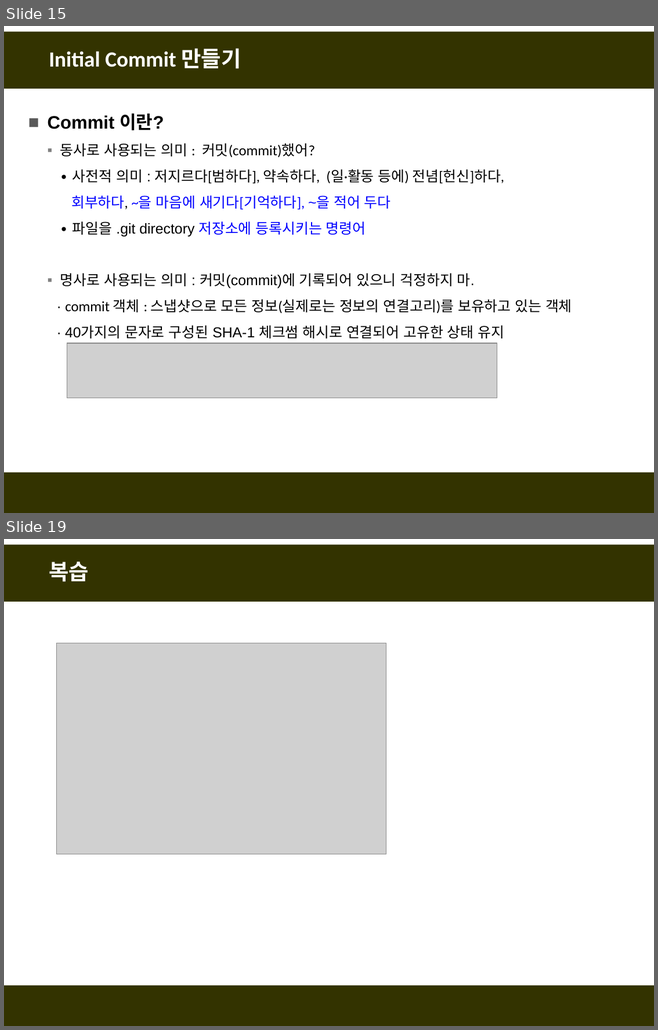
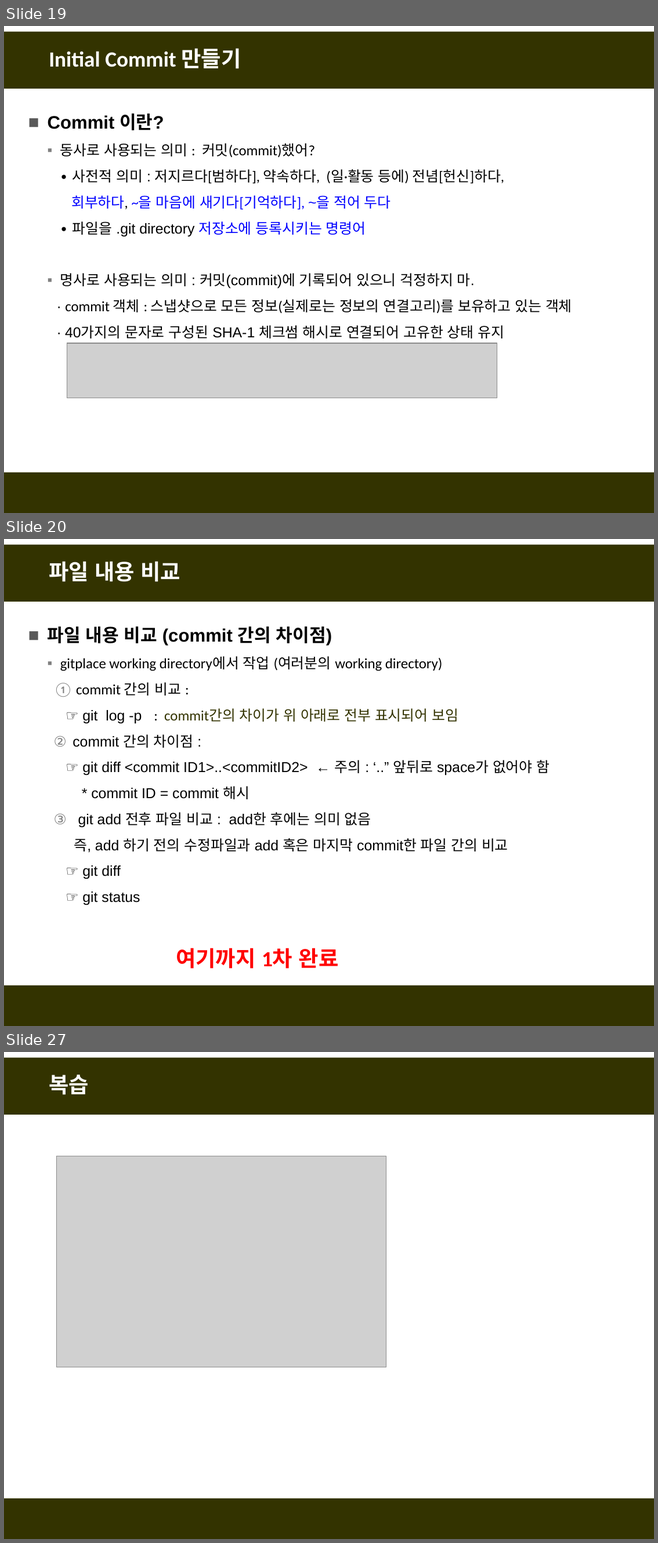
Before and after one commit to fasthill/github-lecture, a slide deck: git및github첫걸음.pptx. Shown one above the other, each under a label of ours: slides 15 and 19 before the commit, slides 19, 20 and 27 after it; the slides between them are not shown. The pictures are 658x1030 and 658x1543 pixels, drawn with LibreOffice and Linux fonts; fonts in the diff are those of the drawing; grey boxes stand for pictures. Boxes give left, top, right and bottom in pixels: in the first picture for what was removed or moved away, otherwise in the second. Text is boxed around its words. In the diff, an @@ line names an element or a change of style, - is before the commit and + after.

```diff
--- a/git및github첫걸음.pptx
+++ b/git및github첫걸음.pptx
@@ slide 20 added at (x1=4, y1=539, x2=654, y2=1026), background #FFFFFF; not listed: 2 template elements that a slide beside it also shows @@
@@ title added at (x1=49, y1=561, x2=181, y2=582), 24 pt, text #FFFFFF, bold @@
+파일 내용 비교
@@ text added at (x1=48, y1=627, x2=549, y2=905), 16 pt, text #000000 @@
+■ 파일 내용 비교 (commit 간의 차이점)
+  ▪ gitplace working directory에서 작업 (여러분의 working directory)
+  1. commit 간의 비교 :
+  ☞ git log -p : commit간의 차이가 위 아래로 전부 표시되어 보임
+  2. commit 간의 차이점 :
+  ☞ git diff <commit ID1>..<commitID2> ← 주의 : ‘..” 앞뒤로 space가 없어야 함
+  * commit ID = commit 해시
+  3. git add 전후 파일 비교 : add한 후에는 의미 없음
+  즉, add 하기 전의 수정파일과 add 혹은 마지막 commit한 파일 간의 비교
+  ☞ git diff
+  ☞ git status
@@ text added at (x1=176, y1=948, x2=339, y2=969), 24 pt, text #FF0000, bold @@
+여기까지 1차 완료
@@ what was slide 15 is now slide 19 @@
@@ what was slide 19 is now slide 27 @@
```
Also in this commit, not shown: 4 slides changed, 11 other slides added, 2 slides removed.
